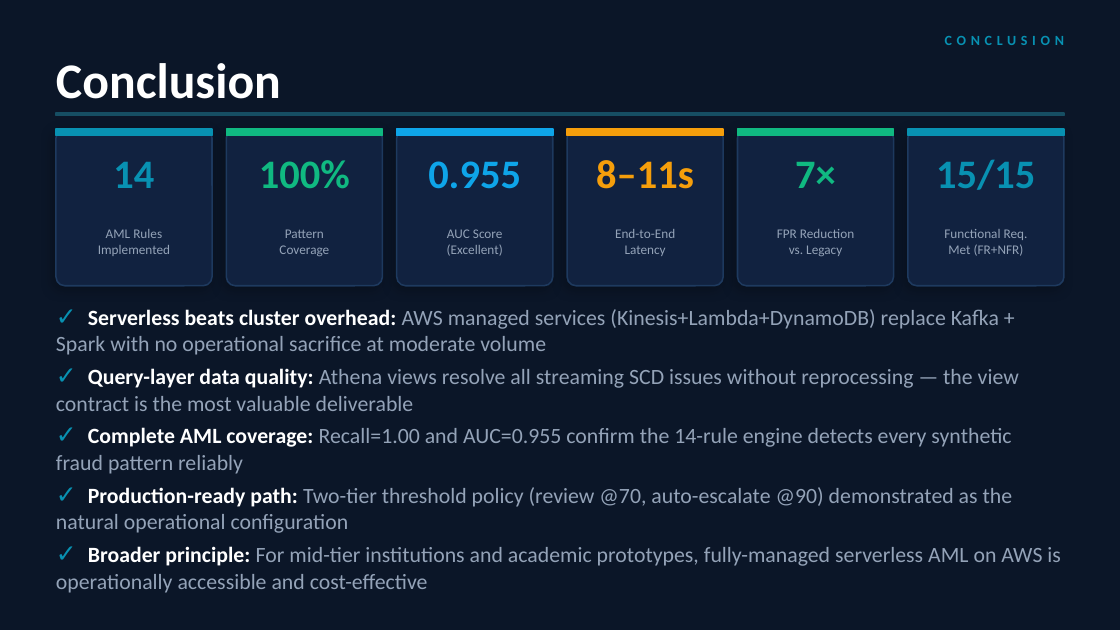
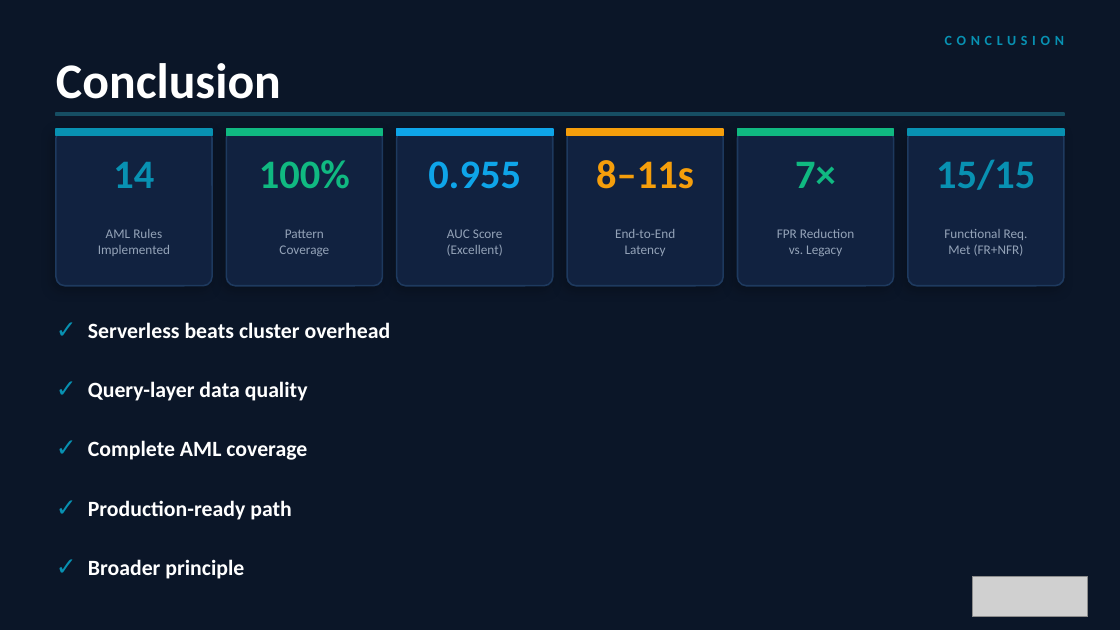
Before and after one commit to MoaviaMahmood/Financial-Transaction-Monitoring, a slide deck: slide 25 of docs/AML_Detection_System_Presentation.pptx (slide 22 before the commit). Drawn at 1120x630 pixels with LibreOffice and Linux fonts; fonts in the diff are those of the drawing; grey boxes stand for pictures. Boxes give left, top, right and bottom in pixels: in the first picture for what was removed or moved away, otherwise in the second. Text is boxed around its words. In the diff, an @@ line names an element or a change of style, - is before the commit and + after.

```diff
--- a/docs/AML_Detection_System_Presentation.pptx
+++ b/docs/AML_Detection_System_Presentation.pptx
@@ text at bbox=[88, 322, 391, 338]: text changed; text colour #94A3B8 to #FFFFFF; bold on @@
-✓ Serverless beats cluster overhead: AWS managed services (Kinesis+Lambda+DynamoDB) replace Kafka + Spark with no operational sacrifice at moderate volume
+✓ Serverless beats cluster overhead
@@ text at bbox=[88, 381, 308, 401]: text changed; text colour #94A3B8 to #FFFFFF; bold on @@
-✓ Query-layer data quality: Athena views resolve all streaming SCD issues without reprocessing — the view contract is the most valuable deliverable
+✓ Query-layer data quality
@@ text at bbox=[88, 440, 307, 460]: text changed; text colour #94A3B8 to #FFFFFF; bold on @@
-✓ Complete AML coverage: Recall=1.00 and AUC=0.955 confirm the 14-rule engine detects every synthetic fraud pattern reliably
+✓ Complete AML coverage
@@ text at bbox=[88, 500, 291, 520]: text changed; text colour #94A3B8 to #FFFFFF; bold on @@
-✓ Production-ready path: Two-tier threshold policy (review @70, auto-escalate @90) demonstrated as the natural operational configuration
+✓ Production-ready path
@@ text at bbox=[88, 559, 244, 579]: text changed; text colour #94A3B8 to #FFFFFF; bold on @@
-✓ Broader principle: For mid-tier institutions and academic prototypes, fully-managed serverless AML on AWS is operationally accessible and cost-effective
+✓ Broader principle
@@ picture added at bbox=[972, 577, 1088, 617] @@
```
Also in this commit, not shown: 20 other slides changed, 3 slides added.
